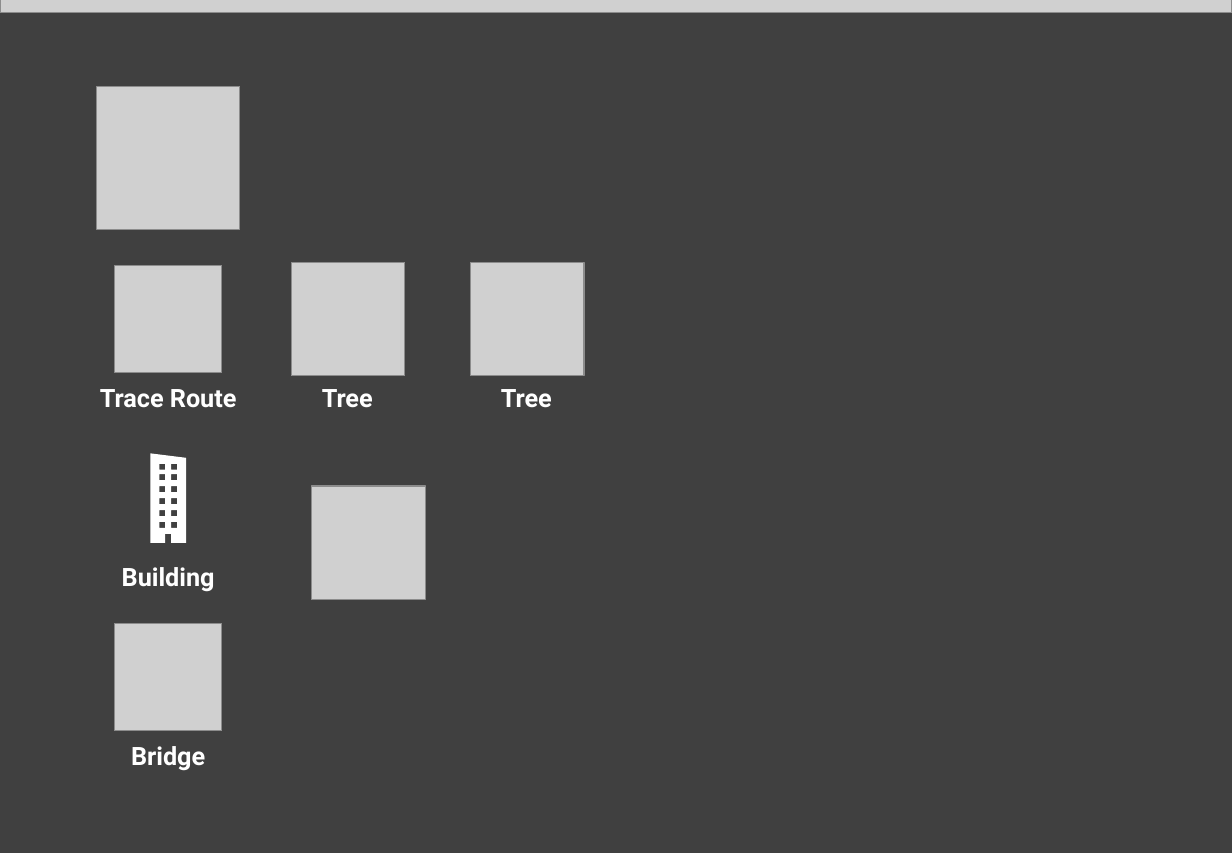
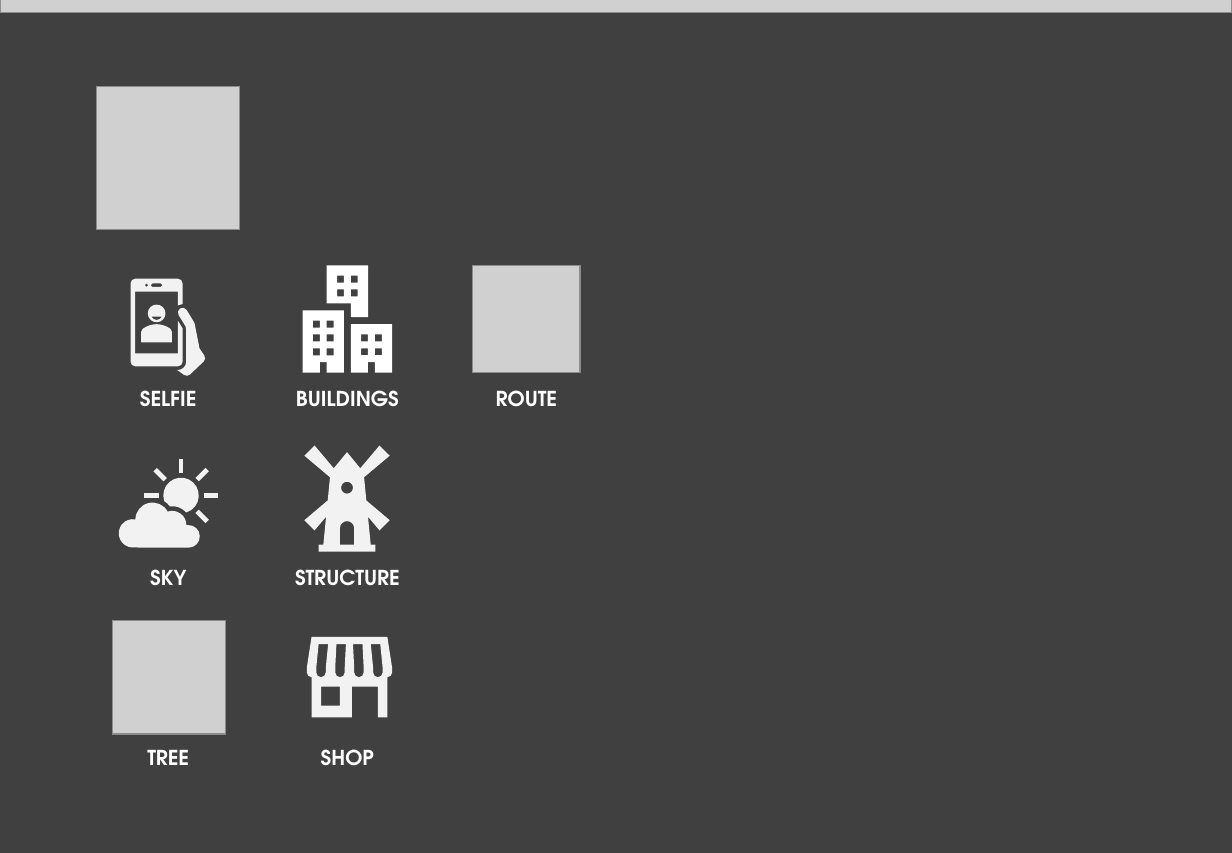
Before and after one commit to Ruben-White/jetlag-hide-and-seek, a slide deck: slide 8 of prototype/prototype.pptx. Drawn at 1232x853 pixels with LibreOffice and Linux fonts; fonts in the diff are those of the drawing; grey boxes stand for pictures. Boxes give left, top, right and bottom in pixels: in the first picture for what was removed or moved away, otherwise in the second. Text is boxed around its words. In the diff, an @@ line names an element or a change of style, - is before the commit and + after.

```diff
--- a/prototype/prototype.pptx
+++ b/prototype/prototype.pptx
@@ group added at (296,265,399,407): 3 freeform shapes, 1 text @@
+BUILDINGS
@@ picture removed at (471,263,585,377) @@
@@ picture: place and size @@
-picture at (115,265,222,372)
+picture at (473,265,580,372)
@@ group added at (131,279,206,406): 4 freeform shapes, 1 text @@
+SELFIE
@@ text removed at (501,389,552,408) @@
-Tree
@@ text at (496,390,557,407): text changed; size 16 to 13 pt; font Roboto to TeX Gyre Adventor @@
-Trace Route
+ROUTE
@@ freeform shape added at (305,446,390,552), fill #F2F2F2 @@
@@ freeform shape: place and size @@
-freeform shape at (150,454,185,544)
+freeform shape at (164,478,199,513)
@@ freeform shape at (164,478,199,513): fill #FFFFFF to #F2F2F2 @@
@@ group added at (118,458,217,548): 7 freeform shapes @@
@@ picture removed at (312,486,425,600) @@
@@ text at (150,569,186,585): text changed; size 16 to 13 pt; font Roboto to TeX Gyre Adventor @@
-Building
+SKY
@@ text added at (295,569,400,586), 13 pt, text #FFFFFF, bold @@
+STRUCTURE
@@ picture: place and size @@
-picture at (291,263,405,377)
+picture at (113,620,226,734)
@@ picture removed at (115,623,222,730) @@
@@ freeform shape added at (307,637,392,718), fill #F2F2F2 @@
@@ text removed at (131,746,205,771) @@
-Bridge
@@ text added at (321,749,374,766), 13 pt, text #FFFFFF, bold @@
+SHOP
@@ text at (147,750,189,765): text changed; size 16 to 13 pt; font Roboto to TeX Gyre Adventor @@
-Tree
+TREE
```
Also in this commit, not shown: 2 other slides changed, 33 other files.
